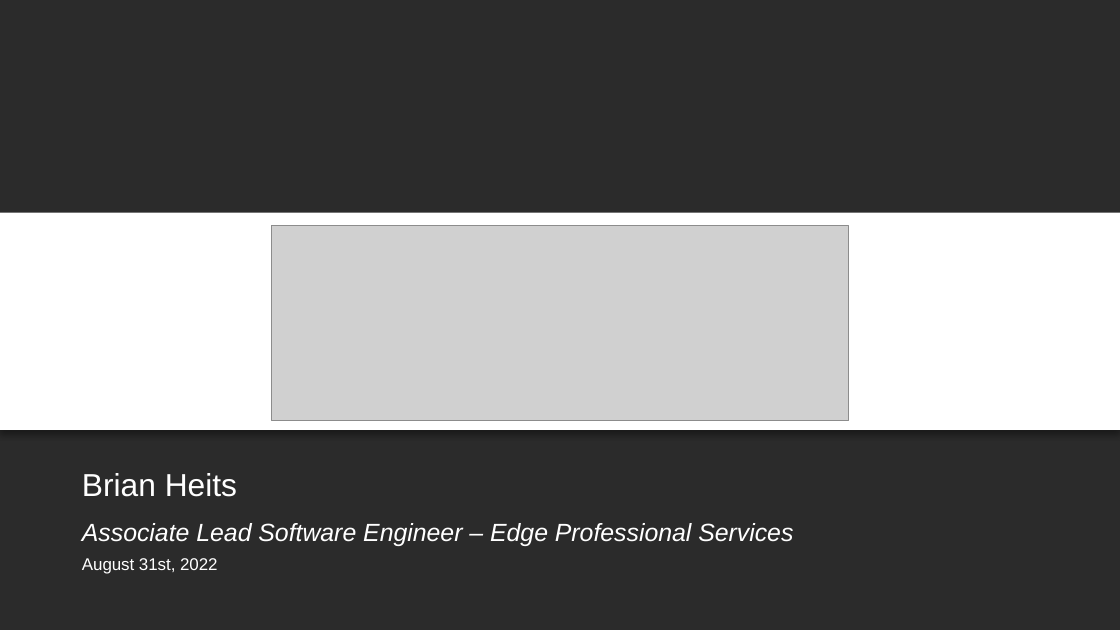
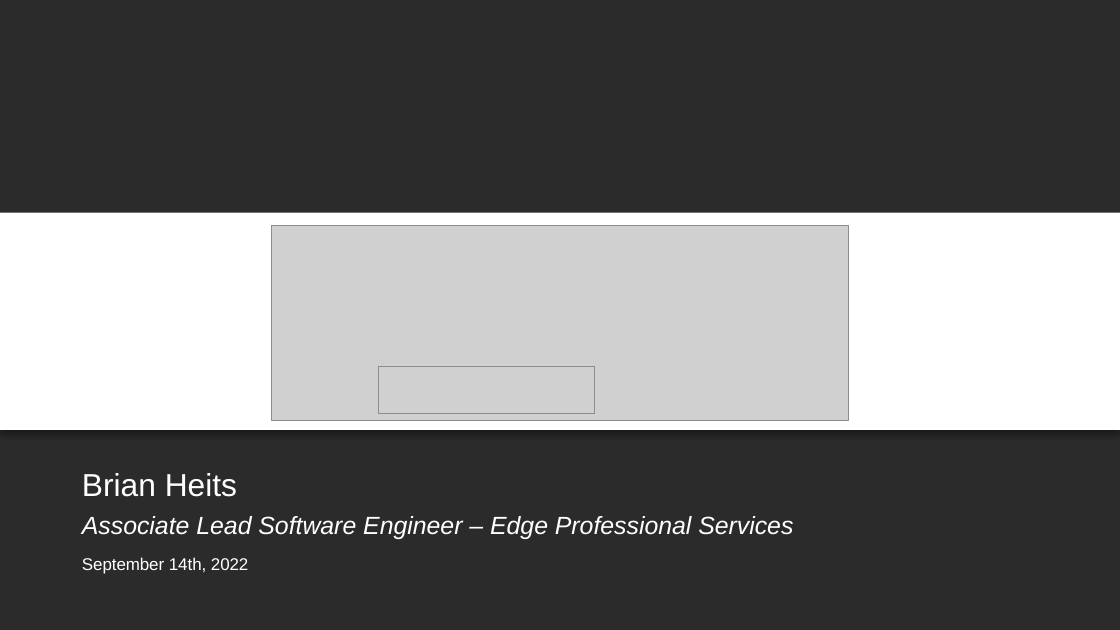
Before and after one commit to BH018364/SMART-on-FHIR-Training, a slide deck: slide 1 of smart-authorization-presentation.pptx. Drawn at 1120x630 pixels with LibreOffice and Linux fonts; fonts in the diff are those of the drawing; grey boxes stand for pictures; background and template pictures are left out; a plain dark background stands for a picture behind light text. Boxes give left, top, right and bottom in pixels: in the first picture for what was removed or moved away, otherwise in the second. Text is boxed around its words. In the diff, an @@ line names an element or a change of style, - is before the commit and + after.

Commit message:
LHSC_CD September Updates

```diff
--- a/smart-authorization-presentation.pptx
+++ b/smart-authorization-presentation.pptx
@@ picture added at bbox=[379, 366, 595, 413] @@
@@ text "Associate Lead Software Engineer – ...": place and size @@
-text "Associate Lead Software Engineer – ..." at bbox=[82, 523, 793, 546]
+text "Associate Lead Software Engineer – ..." at bbox=[82, 516, 793, 539]
@@ text at bbox=[82, 557, 248, 574]: text changed @@
-August 31st, 2022
+September 14th, 2022
```
Also in this commit, not shown: 1 other file.
